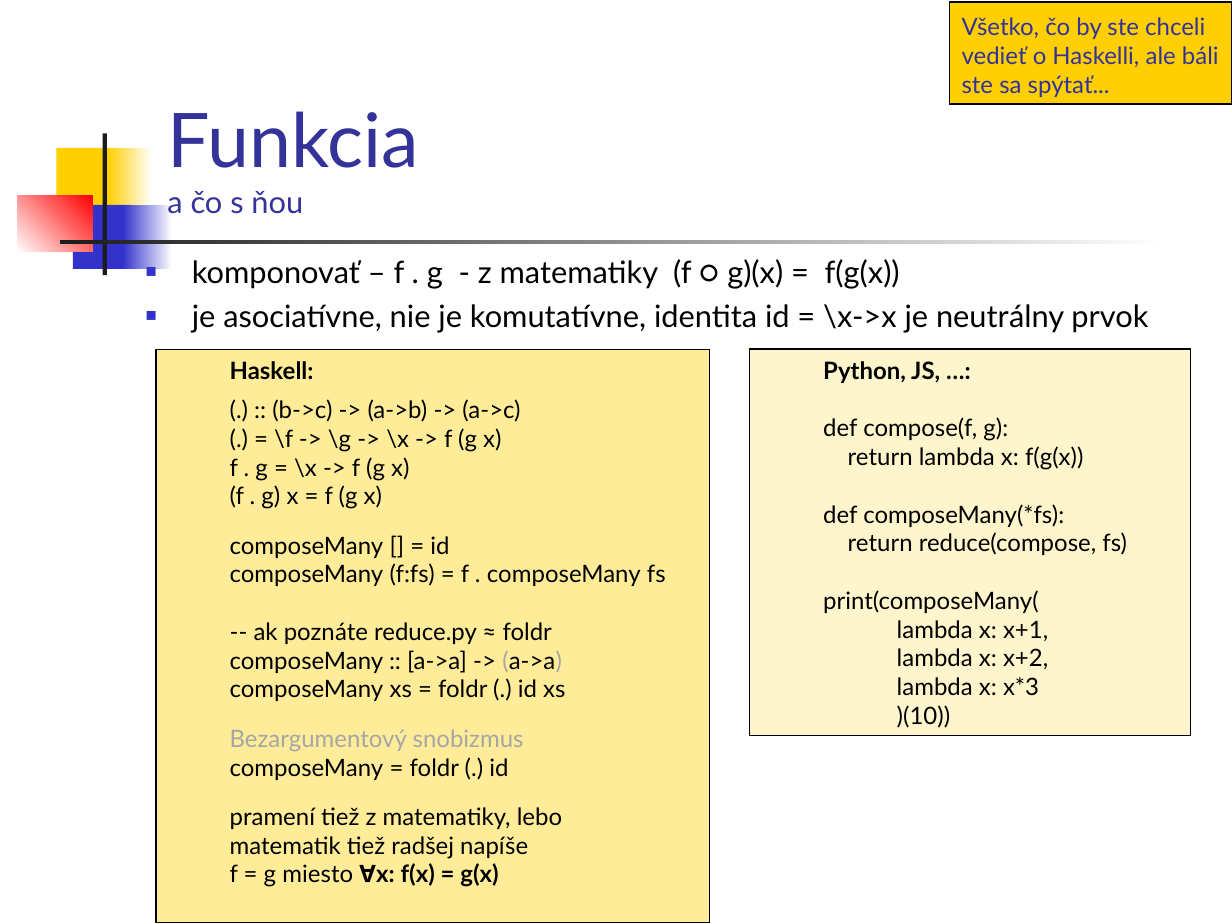
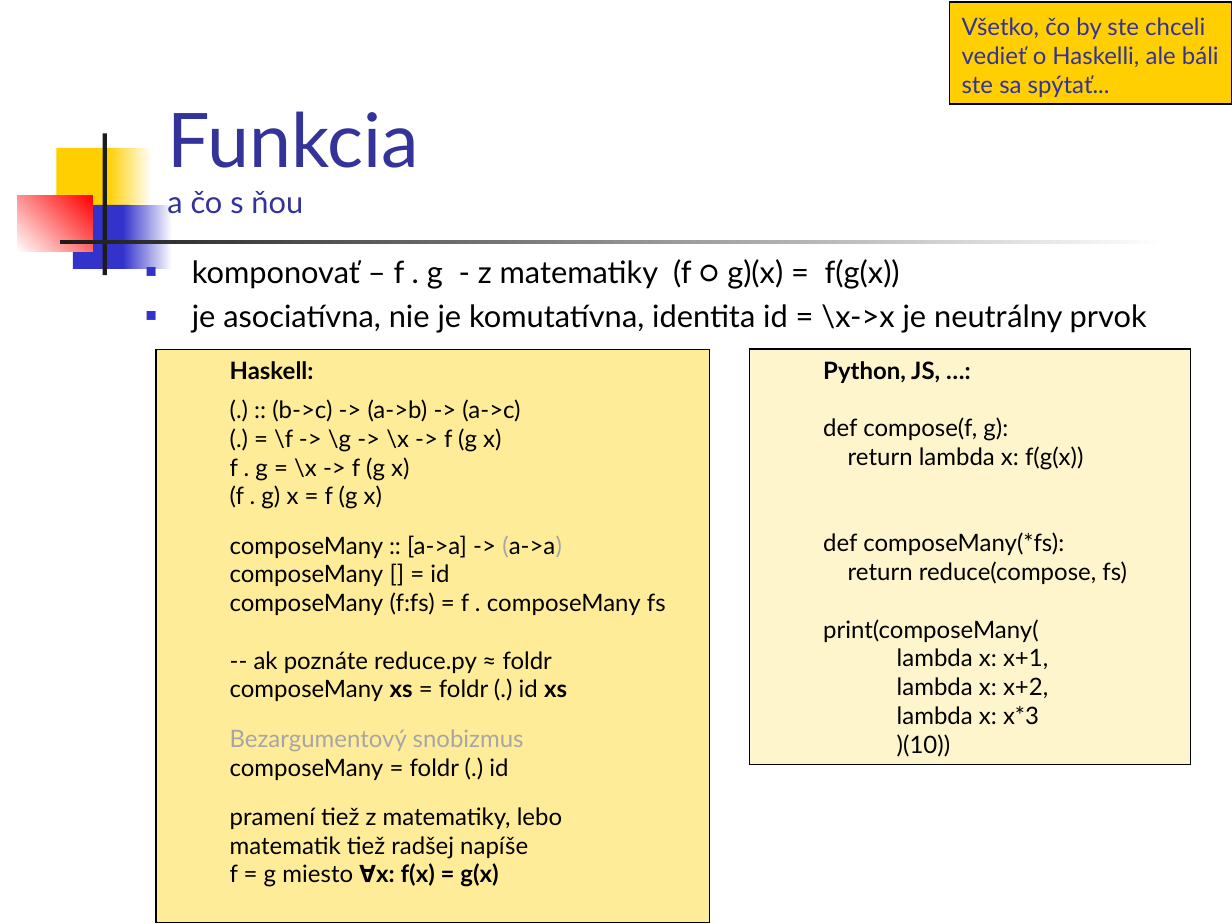
Before and after one commit to Funkcionalne/Prednasky, a slide deck: slide 5 of 02/02_fpro.ppt (slide 4 before the commit). Drawn at 1232x924 pixels with LibreOffice and Linux fonts; fonts in the diff are those of the drawing. Boxes give left, top, right and bottom in pixels: in the first picture for what was removed or moved away, otherwise in the second. Text is boxed around its words. In the diff, an @@ line names an element or a change of style, - is before the commit and + after.

```diff
--- a/02/02_fpro.ppt
+++ b/02/02_fpro.ppt
@@ text at (192, 304, 1147, 333): text changed @@
-■ je asociatívne, nie je komutatívne, identita id = \x->x je neutrálny prvok
+■ je asociatívna, nie je komutatívna, identita id = \x->x je neutrálny prvok
@@ rectangle "Python, JS, …:": place and size @@
-rectangle "Python, JS, …:" at (749, 349, 1190, 736)
+rectangle "Python, JS, …:" at (749, 349, 1190, 764)
@@ text in rectangle at (230, 535, 562, 558): paragraph added @@
+  composeMany :: [a->a] -> (a->a)
@@ text in rectangle at (230, 650, 562, 673): paragraph removed @@
-  composeMany :: [a->a] -> (a->a)
@@ text in rectangle at (230, 679, 567, 701): bold on in "xs xs" @@
```
Also in this commit, not shown: 16 other slides changed, 2 slides added, 1 other file.
